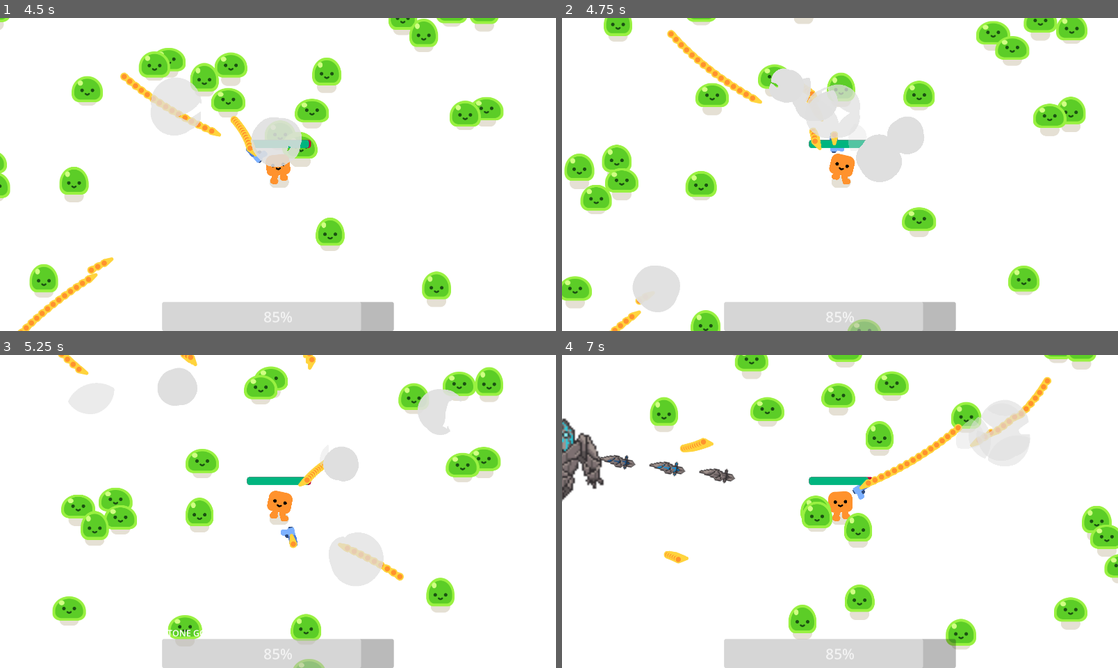
Above: before the commit, frames 1-4 (two rows, left to right).
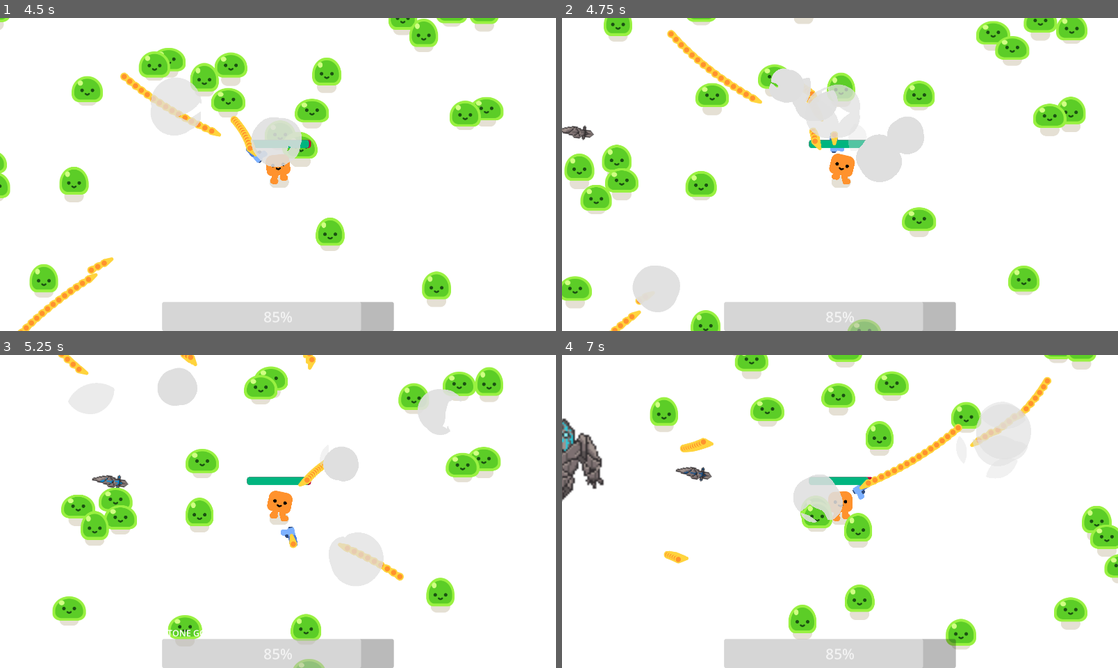
Above: after the commit, the same moments.

Repository: Tonykuang1028/FinalProject
Game: Godot game, scene res://survivors_game.tscn
The game is run twice, just before and just after one commit, with the same random seed, the same clock (stepped at 60 frames per second) and the same inputs.
Inputs (mouse positions are in pixels of both pictures, inside the frame that each line leads up to):
- Up to frame 1 (4.5 s): tap Enter (ui_accept) at 0.5, 0.77, 1.52, 3.02, 3.77 s; move the mouse to (400, 158) at 0.52 s; hold D (move_right) 0.53-2.03 s; click (400, 158) at 0.6 s; move the mouse to (166, 190) at 1.27 s; click (166, 190) at 1.35 s; move the mouse to (333, 105) at 2.02 s; hold A (move_left) 2.03-2.78 s; click (333, 105) at 2.1 s; move the mouse to (250, 237) at 2.77 s; hold D (move_right) 2.78-4.28 s; click (250, 237) at 2.85 s; move the mouse to (444, 221) at 3.52 s; click (444, 221) at 3.6 s; move the mouse to (111, 127) at 4.27 s; hold A (move_left) from 4.28 s (still down); click (111, 127) at 4.35 s
- Up to frame 2 (4.75 s): keep holding A (move_left); tap Enter (ui_accept) at 4.52 s
- Up to frame 3 (5.25 s): move the mouse to (305, 511) at 5.02 s; release A (move_left) at 5.03 s; hold D (move_right) from 5.03 s (still down); click (305, 511) at 5.1 s
- Up to frame 4 (7 s): move the mouse to (756, 433) at 5.77 s; release D (move_right) at 5.78 s; hold A (move_left) from 5.78 s (still down); click (756, 433) at 5.85 s; tap Enter (ui_accept) at 6.02, 6.77 s; move the mouse to (962, 495) at 6.52 s; click (962, 495) at 6.6 s

Frame 1 is identical in both runs. In frame 2, 0.2% of the frame differs, in the area x 0-6%, y 34-40%; in frame 3, 0.2%; in frame 4, 1.8%, in the area x 6-85%, y 16-54%.

Commit message:
missile got more speed

Diff:
--- a/bulleted.gd
+++ b/bulleted.gd
@@ -1,5 +1,6 @@
 extends Area2D
 
+var travelled_distance = 0
 
 @onready var animated_sprite = $AnimatedSprite2D
 @onready var player = get_parent().find_child("Player")
@@ -9,6 +10,16 @@
 var velocity: Vector2 = Vector2.ZERO
 
 func _physics_process(delta):
+
+	const SPEED = 400
+	const RANGE = 1200
+
+	var direction = Vector2.RIGHT.rotated(rotation)
+	position += direction * SPEED * delta
+
+	travelled_distance += SPEED * delta
+	if travelled_distance > RANGE :
+		queue_free()
 
 	acceleration = (player.position - position).normalized() * 900
 
